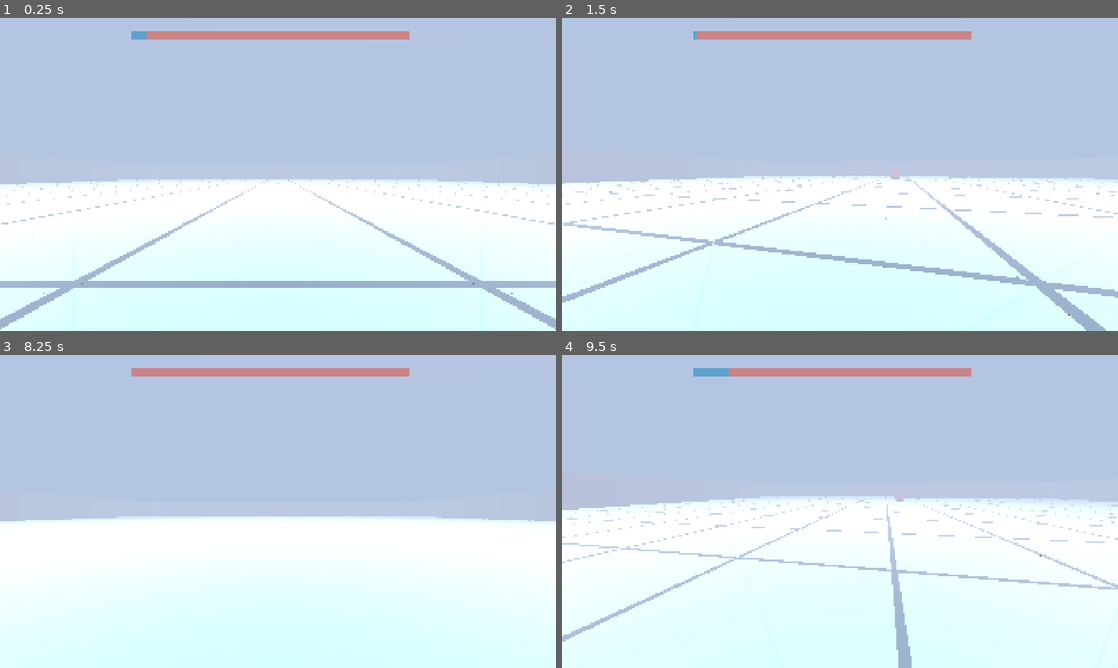
Above: before the commit, frames 1-4 (two rows, left to right).
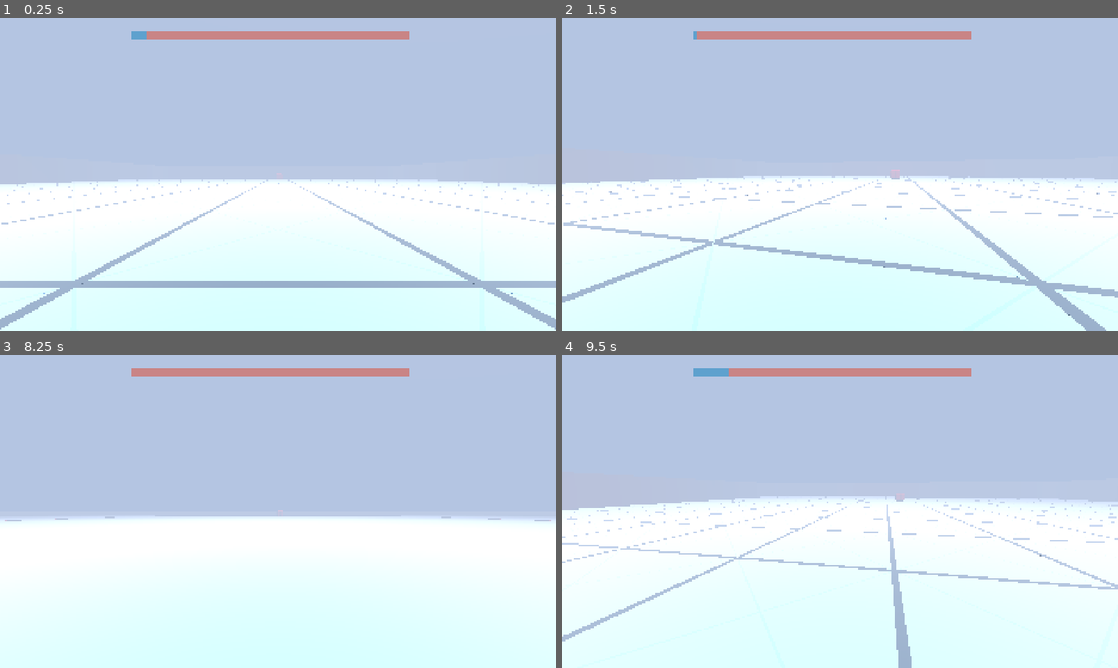
Above: after the commit, the same moments.

Repository: robotmaster/3d_game
Game: Godot game, scene res://scenes/main.tscn
The game is run twice, just before and just after one commit, with the same random seed, the same clock (stepped at 60 frames per second) and the same inputs.
Inputs (mouse positions are in pixels of both pictures, inside the frame that each line leads up to):
- Up to frame 1 (0.25 s): no input
- Up to frame 2 (1.5 s): tap Enter (ui_accept) at 0.5, 0.77 s; move the mouse to (867, 174) at 0.52 s; hold Shift (sprint) 0.53-1.28 s; hold W (forward) from 0.53 s (still down); click (867, 174) at 0.67 s; move the mouse to (812, 174) at 1.27 s; tap Shift (sprint) at 1.35 s
- Up to frame 3 (8.25 s): tap Enter (ui_accept) at 1.52, 3.02, 3.77, 4.52, 6.02, 6.77, 7.52 s; move the mouse to (289, 505) at 2.02 s; hold Shift (sprint) 2.03-2.78 s; move the mouse to (272, 517) at 2.77 s; tap Shift (sprint) every 1.5 s from 2.85 to 7.35 s; click (272, 517) at 2.92 s; move the mouse to (316, 514) at 3.52 s; hold Shift (sprint) 3.53-4.28 s; move the mouse to (233, 508) at 4.27 s; move the mouse to (283, 511) at 5.02 s; hold Shift (sprint) 5.03-5.78 s; click (283, 511) at 5.17 s; move the mouse to (255, 505) at 5.77 s; release W (forward) at 5.78 s; hold D (right) 5.78-6.53 s; move the mouse to (305, 511) at 6.52 s; hold Shift (sprint) 6.53-7.28 s; hold W (forward) from 6.53 s (still down); move the mouse to (250, 511) at 7.27 s; click (250, 511) at 7.42 s; move the mouse to (289, 505) at 8.02 s; hold Shift (sprint) from 8.03 s (still down)
- Up to frame 4 (9.5 s): move the mouse to (834, 517) at 8.77 s; release W (forward) at 8.78 s; release Shift (sprint) at 8.78 s; hold A (left) from 8.78 s (still down); tap Shift (sprint) at 8.85 s; tap Enter (ui_accept) at 9.02 s

The runs differ from the first frame. In frame 3, 0.2% of the frame differs, in the area x 0-100%, y 51-54%; in frame 4, nothing differs.

Commit message:
improved wall animation

Diff:
--- a/3d-scary/scripts/placeable_wall.gd
+++ b/3d-scary/scripts/placeable_wall.gd
@@ -1,9 +1,14 @@
 extends StaticBody3D
 
-
+@export var WALL_RISE_TIME = 0.3
 func _ready() -> void:
+	#wall_rise_timer = WALL_RISE_TIME
 	var Floor : FloorType = get_node("/root/Main/Floor")
 	$WallMesh.mesh.size.x = Floor.LINE_SIZE
 	$WallMesh.mesh.size.z = Floor.TILE_SIZE + Floor.LINE_SIZE
 
 	$WallCollision.shape.size = $WallMesh.mesh.size
+
+	$WallMesh.global_position.y = -$WallMesh.mesh.size.y / 2
+	var new_tween = get_tree().create_tween().set_trans(Tween.TRANS_EXPO)
+	new_tween.tween_property($WallMesh, "global_position:y", 0, WALL_RISE_TIME)
